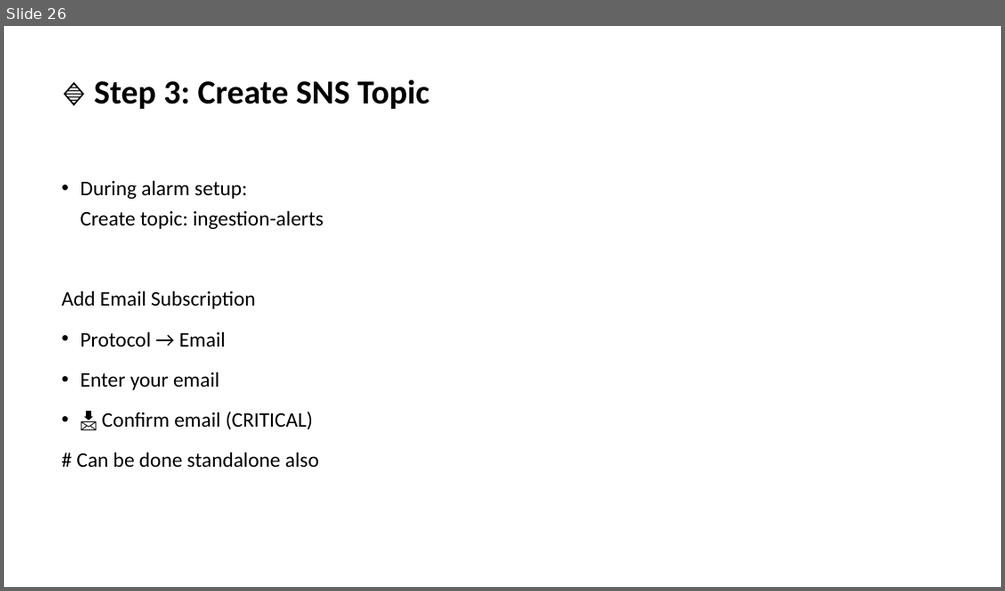
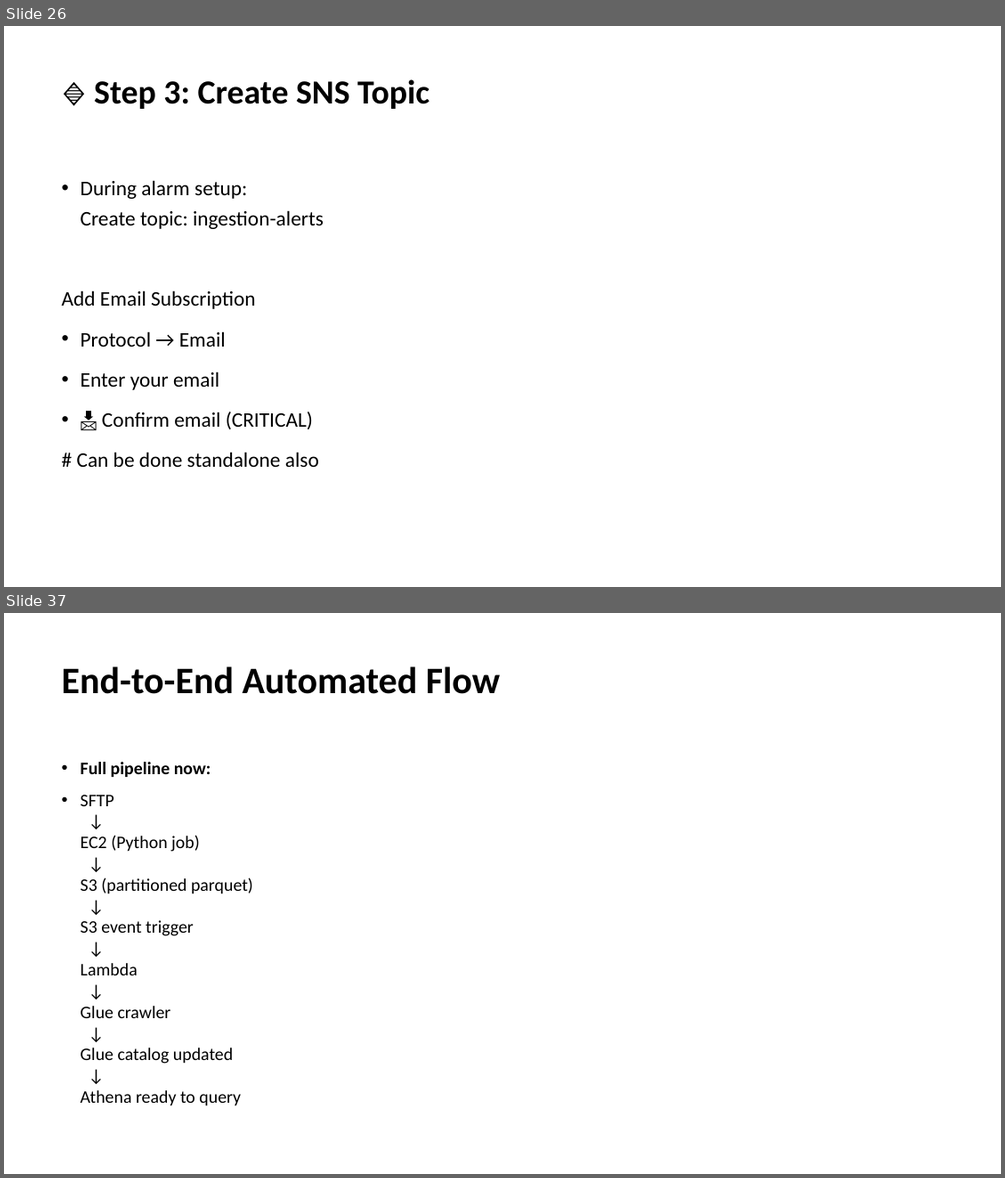
Before and after one commit to sabyasachisome/data_engineering_workshop, a slide deck: data_engineering_workshop.pptx. Shown one above the other, each under a label of ours: slide 26 before the commit, slides 26 and 37 after it; the slides between them are not shown. The pictures are 1005x591 and 1005x1178 pixels, drawn with LibreOffice and Linux fonts; fonts in the diff are those of the drawing. Boxes give left, top, right and bottom in pixels: in the first picture for what was removed or moved away, otherwise in the second. Text is boxed around its words. In the diff, an @@ line names an element or a change of style, - is before the commit and + after.

```diff
--- a/data_engineering_workshop.pptx
+++ b/data_engineering_workshop.pptx
@@ slide 37 added at bbox=[4, 613, 1001, 1174], background #FFFFFF @@
@@ title added at bbox=[62, 666, 500, 694], 36 pt, text #000000, bold @@
+End-to-End Automated Flow
@@ text added at bbox=[81, 762, 253, 1106], 17 pt, text #000000 @@
+• Full pipeline now:
+• SFTP
+  ↓
+  EC2 (Python job)
+  ↓
+  S3 (partitioned parquet)
+  ↓
+  S3 event trigger
+  ↓
+  Lambda
+  ↓
+  Glue crawler
+  ↓
+  Glue catalog updated
+  ↓
+  Athena ready to query
```
Also in this commit, not shown: 11 other slides added.
